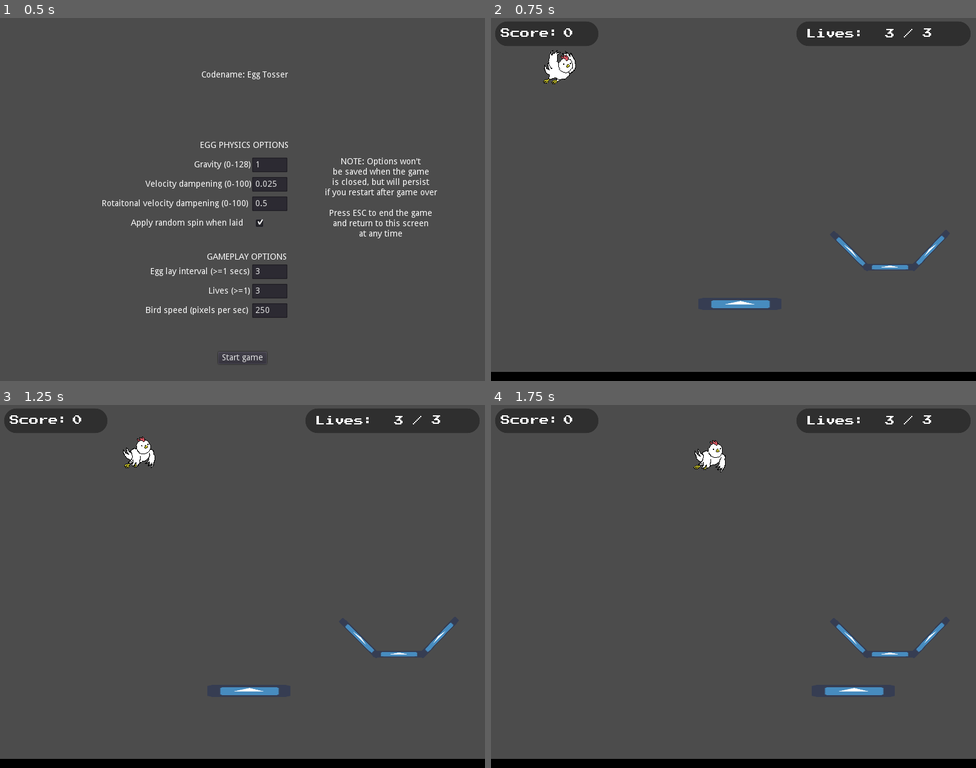
Above: before the commit, frames 1-4 (two rows, left to right).
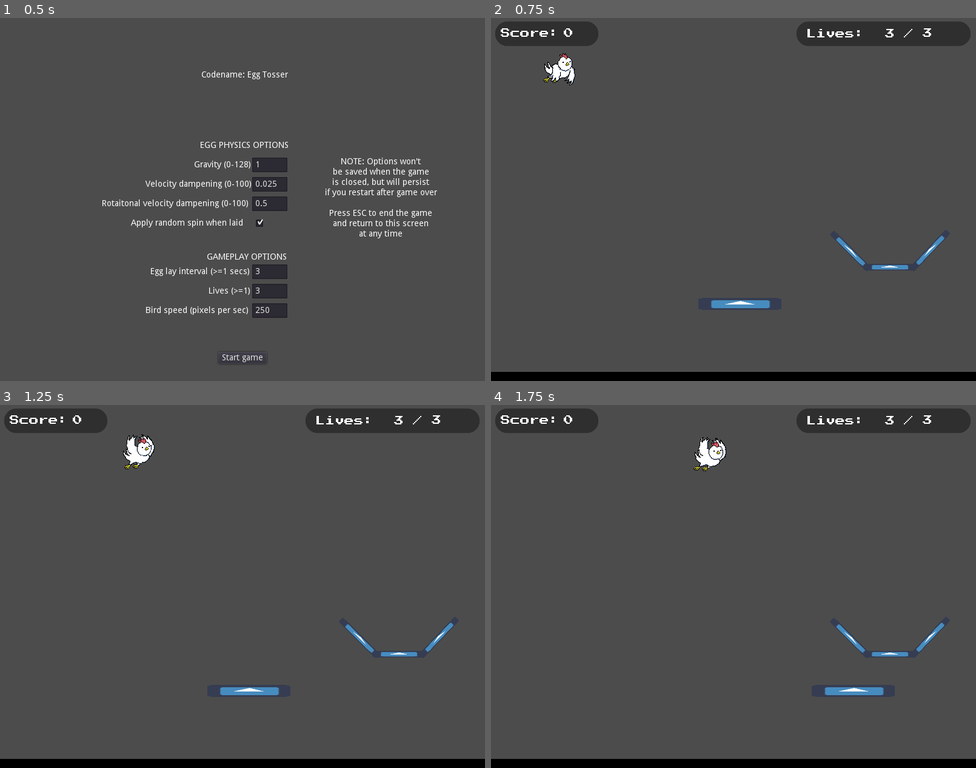
Above: after the commit, the same moments.

Repository: thatnick/fragile
Game: Godot game, scene res://scenes/debug_options.tscn
The game is run twice, just before and just after one commit, with the same random seed, the same clock (stepped at 60 frames per second) and the same inputs. The engine's default icon, where the game draws it, is replaced by a stand-in: a white triangle on a blue panel in a dark square.
Inputs:
- Up to frame 1 (0.5 s): no input
- Up to frame 2 (0.75 s): click "Start game" at 0.5 s
- Up to frame 3 (1.25 s): no input
- Up to frame 4 (1.75 s): hold Right (ui_right) from 1.28 s (still down)

Frame 1 is identical in both runs. In frame 2, 0.3% of the frame differs, in the area x 10-18%, y 8-19%; in frame 3, 0.3%; in frame 4, 0.3%.

Commit message:
Add updated hen sprite

Diff:
--- a/scenes/egg_gen.tscn
+++ b/scenes/egg_gen.tscn
@@ -1,8 +1,8 @@
 [gd_scene load_steps=6 format=2]
 
-[ext_resource path="res://sprites/hen_flying_2.png" type="Texture" id=1]
+[ext_resource path="res://sprites/hen_1.png" type="Texture" id=1]
 [ext_resource path="res://scripts/egg_gen.gd" type="Script" id=2]
-[ext_resource path="res://sprites/hen_flying_1.png" type="Texture" id=3]
+[ext_resource path="res://sprites/hen_2.png" type="Texture" id=3]
 
 [sub_resource type="Curve2D" id=1]
 _data = {
@@ -11,7 +11,7 @@
 
 [sub_resource type="SpriteFrames" id=2]
 animations = [ {
-"frames": [ ExtResource( 3 ), ExtResource( 1 ) ],
+"frames": [ ExtResource( 1 ), ExtResource( 3 ) ],
 "loop": true,
 "name": "default",
 "speed": 5.0
@@ -29,6 +29,7 @@
 [node name="AnimatedSprite" type="AnimatedSprite" parent="Bird"]
 position = Vector2( 26.789, -63.782 )
 frames = SubResource( 2 )
+frame = 1
 playing = true
 flip_h = true
 
Binary file added: sprites/hen_1.png
Not shown, changed: sprites/hen_1.png.import
Binary file added: sprites/hen_2.png
Not shown, changed: sprites/hen_2.png.import
Binary file removed: sprites/hen_flying_1.png
Binary file removed: sprites/hen_flying_2.png
